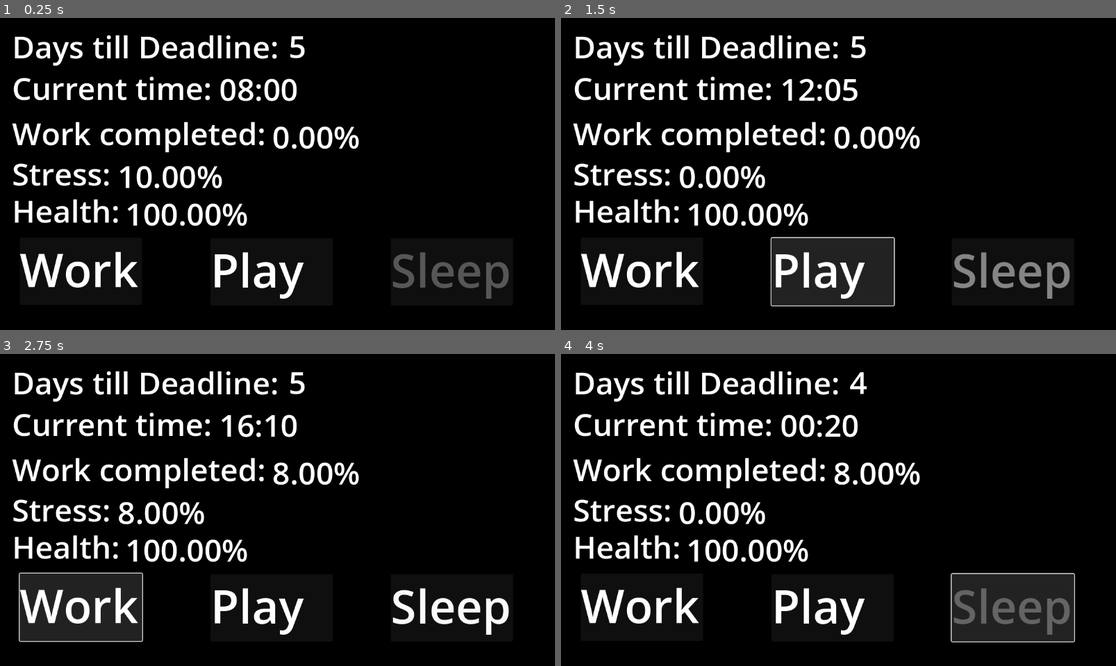
Above: before the commit, frames 1-4 (two rows, left to right).
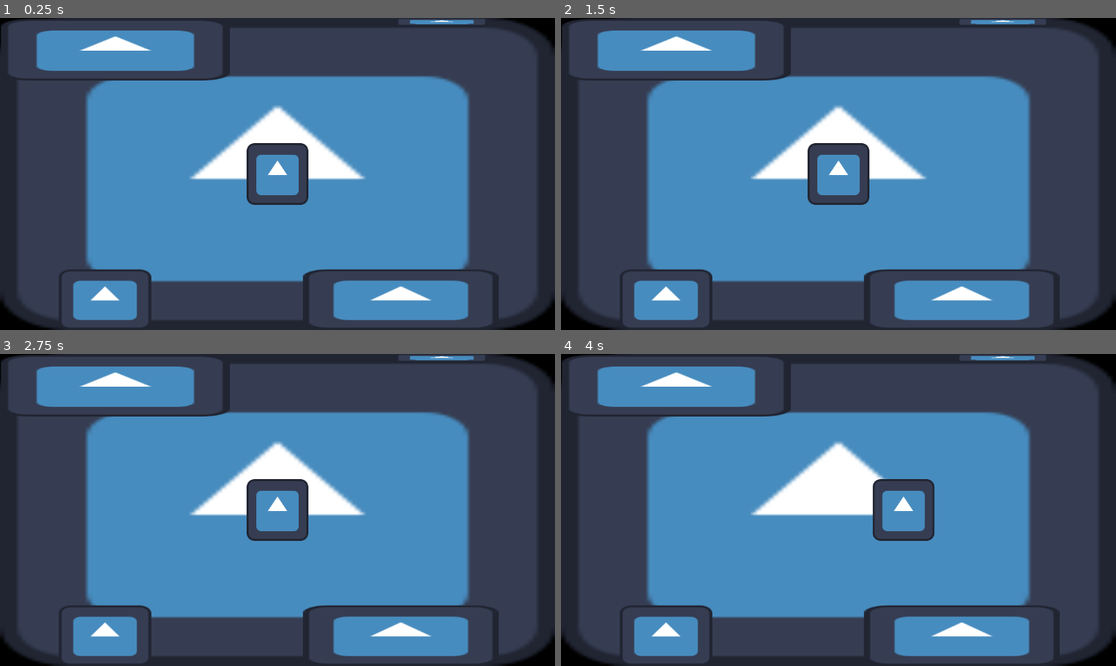
Above: after the commit, the same moments.

Repository: rschlegeTH/EPWS2526PritzkauSchlegel
Game: Godot game, scene res://main_scene_room.tscn
Same seed, same stepped clock (60 frames per second), same inputs: the game is played once before the commit and once after it. Before the commit the project starts from res://main_scene.tscn. The engine's default icon, where the game draws it, is replaced by a stand-in: a white triangle on a blue panel in a dark square.
Inputs (mouse positions are in pixels of both pictures, inside the frame that each line leads up to):
- Up to frame 1 (0.25 s): no input
- Up to frame 2 (1.5 s): click (832, 270) at 0.5 s, where only the run before the commit has a clickable "[playEffect]Play[/playEffect]"; click (832, 270) at 1.25 s, where only the run before the commit has a clickable "[playEffect]Play[/playEffect]"
- Up to frame 3 (2.75 s): click (83, 606) at 2 s, where only the run before the commit has a clickable "[workEffect]Work[/workEffect]"
- Up to frame 4 (4 s): click (1010, 606) at 2.75 s, where only the run before the commit has a clickable "[sleepEffect]Sleep[/sleepEffe…"; tap Enter at 3.5 s; hold Right (ui_right) from 3.53 s (still down); hold E (interact) from 3.53 s (still down)

The runs differ from the first frame. In frame 1, 99% of the frame differs, in the area x 0-100%, y 0-100%; in frame 2, 98%; in frame 3, 98%; in frame 4, 98%.

Commit message:
main_scene gewechselt

Diff:
--- a/Development/new-game-project/main_scene_room.tscn
+++ b/Development/new-game-project/main_scene_room.tscn
@@ -55,7 +55,7 @@
 size = Vector2(128.63052, 128.76645)
 
 [sub_resource type="WorldBoundaryShape2D" id="WorldBoundaryShape2D_uvgfp"]
-distance = -65.38271
+distance = -66.44444
 
 [node name="main_scene" type="Node2D"]
 
@@ -87,7 +87,6 @@
 texture = ExtResource("16_v0yip")
 
 [node name="Room" type="Sprite2D" parent="."]
-position = Vector2(-3.272295e-05, 0)
 scale = Vector2(9, 5.0625)
 texture = ExtResource("16_v0yip")
 
@@ -189,28 +188,33 @@
 texture = ExtResource("16_v0yip")
 
 [node name="RoomBorder" type="Node2D" parent="Room"]
+position = Vector2(0.22222221, 0)
 
 [node name="BottomBorder" type="StaticBody2D" parent="Room/RoomBorder"]
 
 [node name="CollisionShape2D" type="CollisionShape2D" parent="Room/RoomBorder/BottomBorder"]
+position = Vector2(0, -0.9876543)
 shape = SubResource("WorldBoundaryShape2D_uvgfp")
 
 [node name="TopBorder" type="StaticBody2D" parent="Room/RoomBorder"]
 rotation = 3.1415927
 
 [node name="CollisionShape2D" type="CollisionShape2D" parent="Room/RoomBorder/TopBorder"]
+position = Vector2(-8.634348e-08, -0.9876543)
 shape = SubResource("WorldBoundaryShape2D_uvgfp")
 
 [node name="LeftBorder" type="StaticBody2D" parent="Room/RoomBorder"]
 rotation = 1.5707964
 
 [node name="CollisionShape2D" type="CollisionShape2D" parent="Room/RoomBorder/LeftBorder"]
+position = Vector2(-3.885457e-08, -0.8888889)
 shape = SubResource("WorldBoundaryShape2D_uvgfp")
 
 [node name="RightBorder" type="StaticBody2D" parent="Room/RoomBorder"]
 rotation = -1.5707964
 
 [node name="CollisionShape2D" type="CollisionShape2D" parent="Room/RoomBorder/RightBorder"]
+position = Vector2(4.856821e-08, -1.1111112)
 shape = SubResource("WorldBoundaryShape2D_uvgfp")
 
 [node name="Lables" type="Node" parent="."]
--- a/Development/new-game-project/project.godot
+++ b/Development/new-game-project/project.godot
@@ -11,7 +11,7 @@
 [application]
 
 config/name="EP-Game"
-run/main_scene="uid://dmq5qw7b8ovi1"
+run/main_scene="uid://txamr71ux6xl"
 config/features=PackedStringArray("4.5", "Mobile")
 config/icon="res://icon.svg"
 
